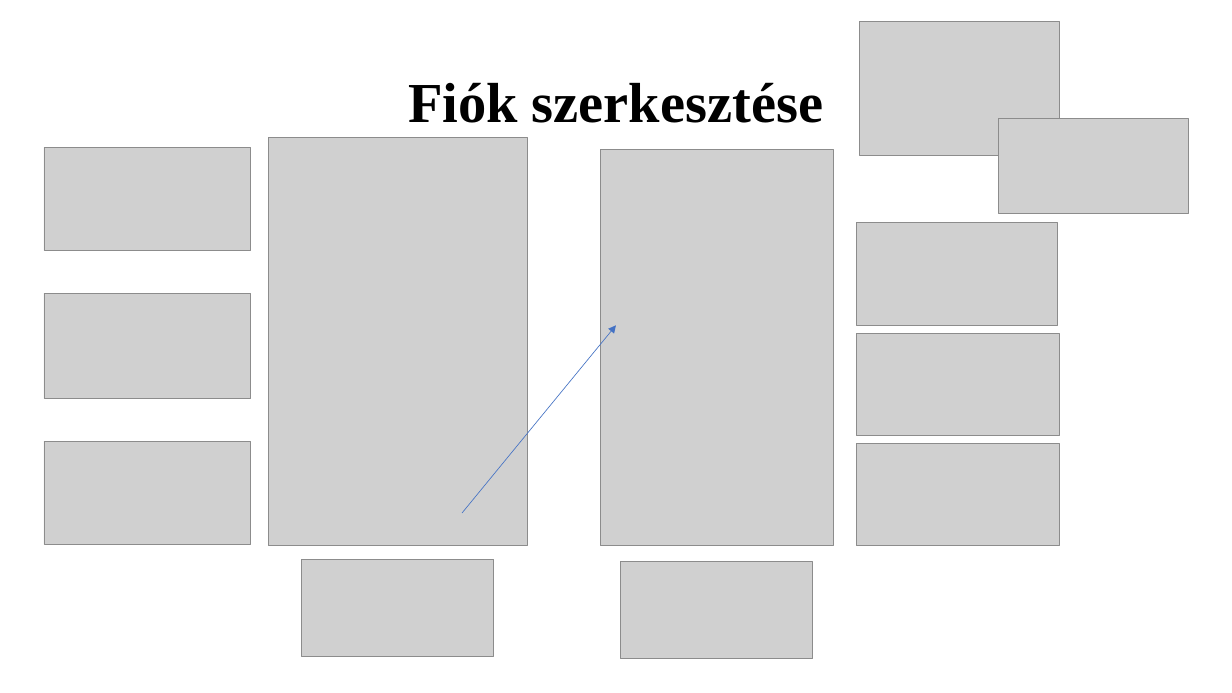
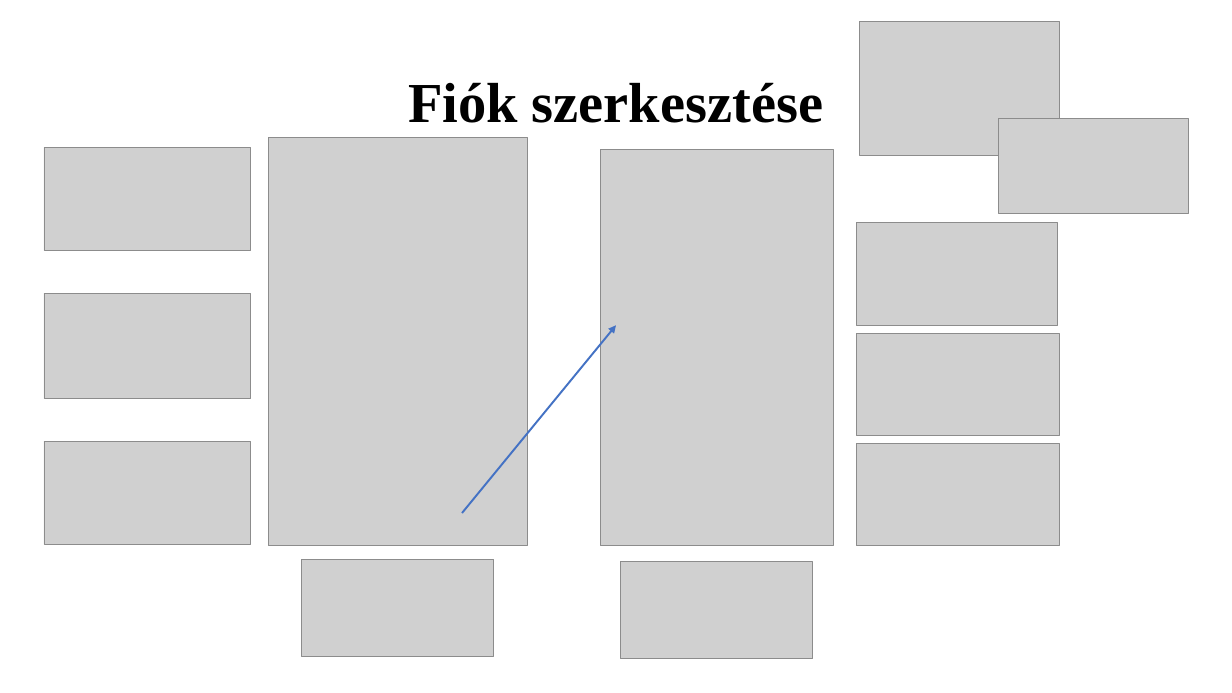
Before and after one commit to K0RN3L07/ParKing, a slide deck: slide 15 of Dokumentumok/ParKing-prezentacio.pptx. Drawn at 1232x693 pixels with LibreOffice and Linux fonts; fonts in the diff are those of the drawing; grey boxes stand for pictures. Boxes give left, top, right and bottom in pixels: in the first picture for what was removed or moved away, otherwise in the second. Text is boxed around its words. In the diff, an @@ line names an element or a change of style, - is before the commit and + after.

```diff
--- a/Dokumentumok/ParKing-prezentacio.pptx
+++ b/Dokumentumok/ParKing-prezentacio.pptx
@@ arrow (462, 513) - (616, 325): stroke #4472C4 0.5 pt to #4472C4 1.5 pt @@
```
Also in this commit, not shown: 6 other slides changed, 3 other files.
